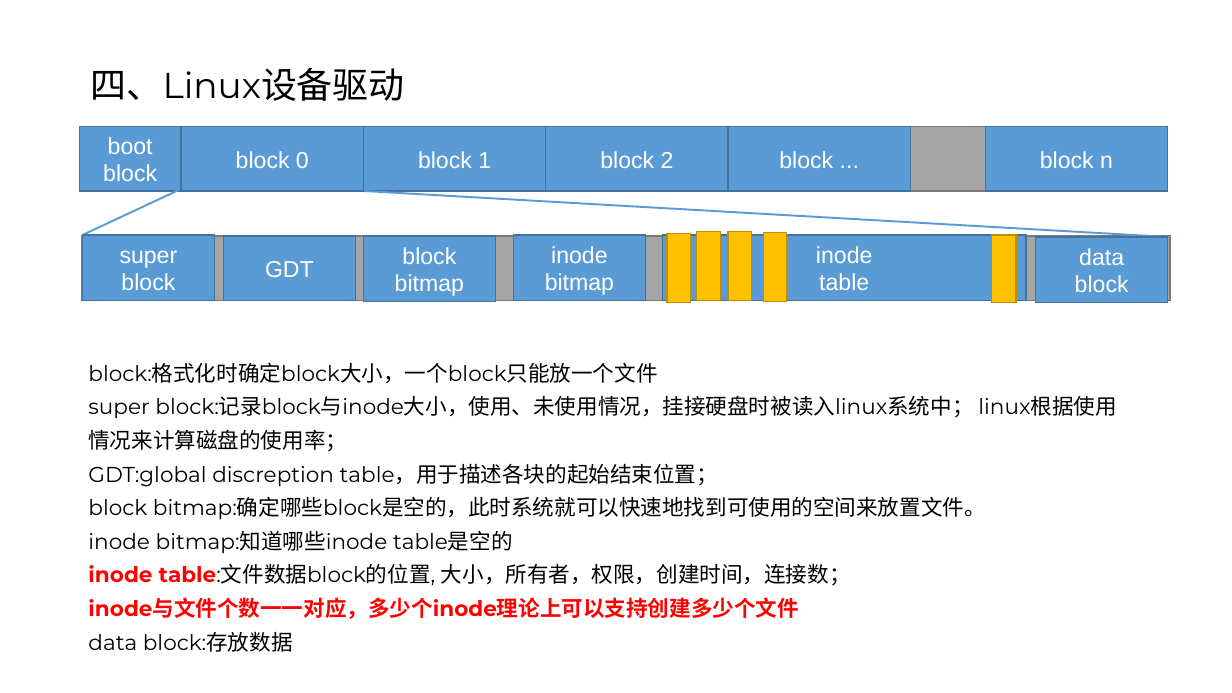
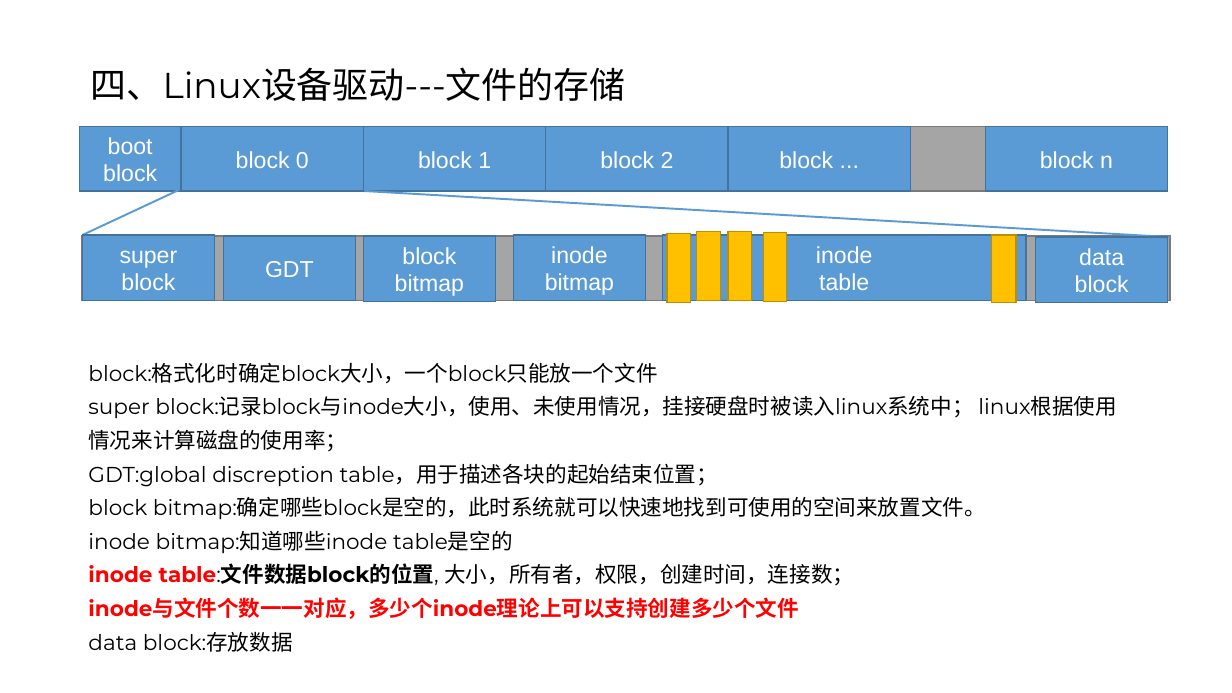
Before and after one commit to Abiggg/Note, a slide deck: slide 14 of note_of_linux/linux.pptx (slide 13 before the commit). Drawn at 1232x693 pixels with LibreOffice and Linux fonts; fonts in the diff are those of the drawing. Boxes give left, top, right and bottom in pixels: in the first picture for what was removed or moved away, otherwise in the second. Text is boxed around its words. In the diff, an @@ line names an element or a change of style, - is before the commit and + after.

```diff
--- a/note_of_linux/linux.pptx
+++ b/note_of_linux/linux.pptx
@@ title at <box>91,67,625,101</box>: text changed @@
-四、Linux设备驱动
+四、Linux设备驱动---文件的存储
@@ text at <box>88,563,854,586</box>: bold on in "table:文件数据block的位置," @@
```
Also in this commit, not shown: 1 other slide changed, 3 slides added.
